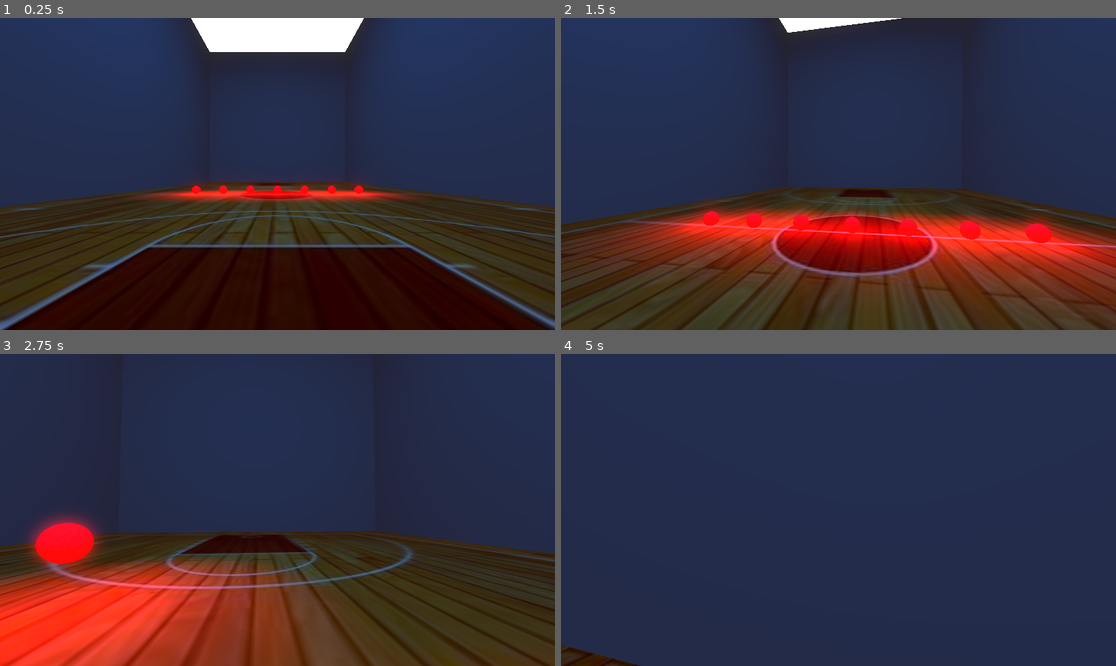
Above: before the commit, frames 1-4 (two rows, left to right).
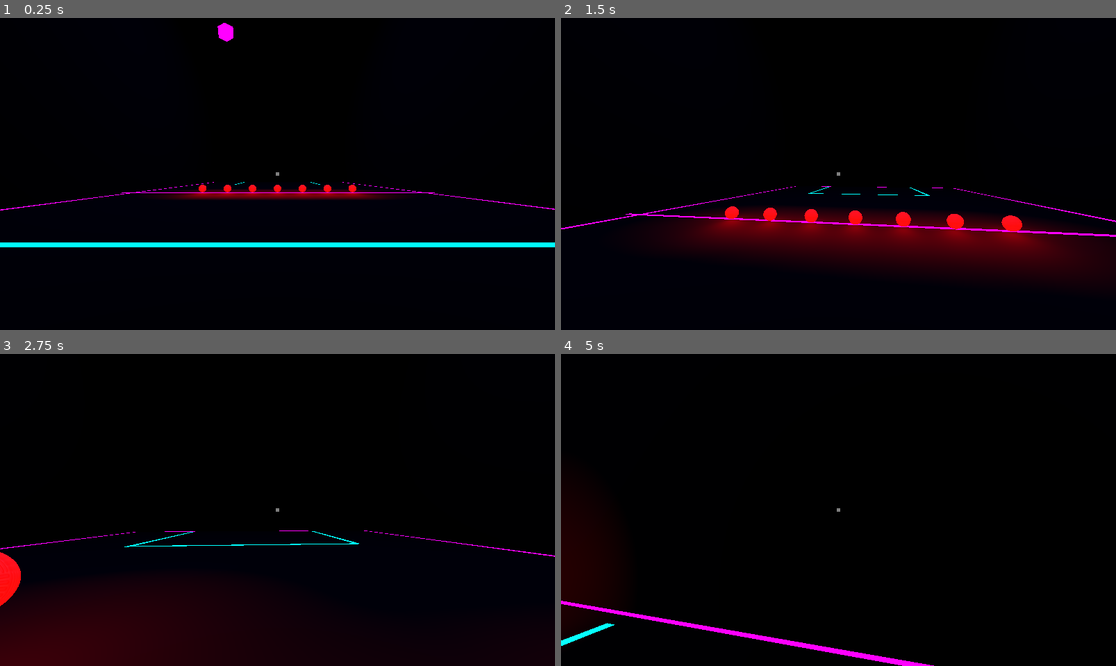
Above: after the commit, the same moments.

Repository: 548778-stack/dodge-ultimate
Game: Godot game, scene res://level_1.tscn
Same seed, same stepped clock (60 frames per second), same inputs: the game is played once before the commit and once after it.
Inputs (mouse positions are in pixels of both pictures, inside the frame that each line leads up to):
- Up to frame 1 (0.25 s): no input
- Up to frame 2 (1.5 s): tap Enter at 0.5 s; move the mouse to (866, 174) at 0.52 s; press the mouse at (866, 174) at 0.53 s; hold W (move_forward) from 0.53 s (still down); tap Space (jump) at 0.77 s; move the mouse to (810, 174) at 1.27 s; release the mouse at (810, 174) at 1.28 s; click (810, 174) at 1.35 s
- Up to frame 3 (2.75 s): keep holding W (move_forward); tap Space (jump) at 1.52 s; move the mouse to (288, 503) at 2.02 s; press the mouse at (288, 503) at 2.03 s
- Up to frame 4 (5 s): keep holding W (move_forward); move the mouse to (832, 516) at 2.77 s; release the mouse at (832, 516) at 2.78 s; click (832, 516) at 2.85 s; tap Space (jump) at 3.02, 3.77, 4.52 s; move the mouse to (877, 513) at 3.52 s; press the mouse at (877, 513) at 3.53 s; move the mouse to (794, 506) at 4.27 s; release the mouse at (794, 506) at 4.28 s; click (794, 506) at 4.35 s

The runs differ from the first frame. In frame 1, 100% of the frame differs, in the area x 0-100%, y 0-100%; in frame 2, 100%; in frame 3, 100%; in frame 4, 100%.

Commit message:
neony adds

Diff:
--- a/Ball.tscn
+++ b/Ball.tscn
@@ -20,10 +20,6 @@
 radius = 0.3
 height = 0.6
 
-[sub_resource type="Environment" id="Environment_x8fbi"]
-glow_enabled = true
-glow_hdr_threshold = 0.5
-
 [node name="Ball" type="RigidBody3D" unique_id=6337348]
 mass = 0.5
 physics_material_override = SubResource("PhysicsMaterial_x8fbi")
@@ -37,9 +33,6 @@
 [node name="MeshInstance3D" type="MeshInstance3D" parent="." unique_id=819656900]
 mesh = SubResource("SphereMesh_cbx31")
 
-[node name="WorldEnvironment" type="WorldEnvironment" parent="." unique_id=1367473561]
-environment = SubResource("Environment_x8fbi")
-
 [node name="OmniLight3D" type="OmniLight3D" parent="." unique_id=160680309]
 light_color = Color(1, 0, 0, 1)
 light_energy = 3.0
--- /dev/null
+++ b/NeonCircleShape.tscn
@@ -0,0 +1,36 @@
+[gd_scene format=3 uid="uid://hxmylvmbk4la"]
+
+[ext_resource type="Script" uid="uid://cvid4778t7nfe" path="res://NeonShapes.gd" id="1_4qerk"]
+
+[sub_resource type="SphereShape3D" id="SphereShape3D_lq513"]
+
+[sub_resource type="StandardMaterial3D" id="StandardMaterial3D_lq513"]
+emission_enabled = true
+emission = Color(0, 1, 1, 1)
+emission_energy_multiplier = 2.0
+
+[sub_resource type="SphereMesh" id="SphereMesh_4qerk"]
+material = SubResource("StandardMaterial3D_lq513")
+
+[node name="NeonCircleLight" type="RigidBody3D" unique_id=1685404272 groups=["floating_lights"]]
+mass = 0.5
+gravity_scale = 0.0
+linear_damp = 1.5
+angular_damp = 2.0
+script = ExtResource("1_4qerk")
+max_radius = 4.0
+max_speed = 40.0
+
+[node name="CollisionShape3D" type="CollisionShape3D" parent="." unique_id=2053609497]
+shape = SubResource("SphereShape3D_lq513")
+
+[node name="MeshInstance3D" type="MeshInstance3D" parent="." unique_id=1185673992]
+mesh = SubResource("SphereMesh_4qerk")
+
+[node name="OmniLight3D" type="OmniLight3D" parent="." unique_id=879281531]
+light_color = Color(0, 1, 1, 1)
+light_energy = 5.0
+light_indirect_energy = 5.0
+light_size = 2.5
+omni_range = 2.5
+omni_shadow_mode = 0
--- /dev/null
+++ b/NeonShapes.gd
@@ -0,0 +1,28 @@
+extends RigidBody3D
+
+@export var wander_strength: float = 1.5    # How hard they push themselves to float around
+@export var return_strength: float = 2.0    # How hard they pull back to their spawn point
+@export var max_radius: float = 2.0         # How far away from the spawn point they can wander
+@export var max_speed: float = 1.5          # Limits how fast they can float
+
+var start_position: Vector3
+
+func _ready() -> void:
+	# Remember where the light was placed in the level
+	start_position = global_position
+
+func _physics_process(_delta: float) -> void:
+	# 1. Wander gently in random directions
+	var random_dir = Vector3(randf_range(-1, 1), randf_range(-1, 1), randf_range(-1, 1)).normalized()
+	apply_central_force(random_dir * wander_strength)
+
+	# 2. If they get knocked away or wander too far, pull them back to their start position
+	var distance = global_position.distance_to(start_position)
+	if distance > max_radius:
+		var pull_dir = global_position.direction_to(start_position)
+		# The further they are, the harder the pull
+		apply_central_force(pull_dir * return_strength * (distance - max_radius))
+
+	# 3. Cap their speed so they don't spin out of control
+	if linear_velocity.length() > max_speed:
+		linear_velocity = linear_velocity.normalized() * max_speed
--- /dev/null
+++ b/NeonSquareShape.tscn
@@ -0,0 +1,34 @@
+[gd_scene format=3 uid="uid://cihd1td4k5ewq"]
+
+[ext_resource type="Script" uid="uid://cvid4778t7nfe" path="res://NeonShapes.gd" id="1_0xs7j"]
+
+[sub_resource type="BoxShape3D" id="BoxShape3D_8cugt"]
+
+[sub_resource type="StandardMaterial3D" id="StandardMaterial3D_8cugt"]
+albedo_color = Color(1, 0, 1, 1)
+emission_enabled = true
+emission = Color(1, 0, 1, 1)
+emission_energy_multiplier = 4.0
+
+[sub_resource type="BoxMesh" id="BoxMesh_0xs7j"]
+material = SubResource("StandardMaterial3D_8cugt")
+
+[node name="NeonSquareLight" type="RigidBody3D" unique_id=32353828 groups=["floating_lights"]]
+mass = 0.5
+gravity_scale = 0.0
+script = ExtResource("1_0xs7j")
+max_radius = 4.0
+max_speed = 40.0
+
+[node name="CollisionShape3D" type="CollisionShape3D" parent="." unique_id=1649460029]
+shape = SubResource("BoxShape3D_8cugt")
+
+[node name="MeshInstance3D" type="MeshInstance3D" parent="." unique_id=470806222]
+mesh = SubResource("BoxMesh_0xs7j")
+
+[node name="OmniLight3D" type="OmniLight3D" parent="." unique_id=1854993326]
+light_color = Color(1, 0, 1, 1)
+light_energy = 5.0
+light_indirect_energy = 5.0
+light_size = 2.5
+omni_range = 2.5
--- /dev/null
+++ b/NeonTriangleShape.tscn
@@ -0,0 +1,34 @@
+[gd_scene format=3 uid="uid://p0m17yfj4cct"]
+
+[ext_resource type="Script" uid="uid://cvid4778t7nfe" path="res://NeonShapes.gd" id="1_gvvvl"]
+
+[sub_resource type="CylinderShape3D" id="CylinderShape3D_7qr1r"]
+height = 1.0
+
+[sub_resource type="StandardMaterial3D" id="StandardMaterial3D_7qr1r"]
+emission_enabled = true
+emission = Color(0, 1, 0, 1)
+emission_energy_multiplier = 2.0
+
+[sub_resource type="CylinderMesh" id="CylinderMesh_7qr1r"]
+material = SubResource("StandardMaterial3D_7qr1r")
+top_radius = 0.0
+height = 1.0
+
+[node name="NeonTriangleLight" type="RigidBody3D" unique_id=1838059627 groups=["floating_lights"]]
+script = ExtResource("1_gvvvl")
+max_radius = 4.0
+max_speed = 40.0
+
+[node name="CollisionShape3D" type="CollisionShape3D" parent="." unique_id=1113155418]
+shape = SubResource("CylinderShape3D_7qr1r")
+
+[node name="MeshInstance3D" type="MeshInstance3D" parent="." unique_id=772014031]
+mesh = SubResource("CylinderMesh_7qr1r")
+
+[node name="OmniLight3D" type="OmniLight3D" parent="." unique_id=369940674]
+light_color = Color(0, 1, 0, 1)
+light_energy = 5.0
+light_indirect_energy = 5.0
+light_size = 2.5
+omni_range = 2.5
--- a/Player.tscn
+++ b/Player.tscn
@@ -34,3 +34,16 @@
 offset_bottom = -275.0
 grow_horizontal = 0
 grow_vertical = 2
+
+[node name="CenterContainer" type="CenterContainer" parent="CanvasLayer" unique_id=623526275]
+anchors_preset = 15
+anchor_right = 1.0
+anchor_bottom = 1.0
+grow_horizontal = 2
+grow_vertical = 2
+
+[node name="Crosshair" type="ColorRect" parent="CanvasLayer/CenterContainer" unique_id=1437218393]
+custom_minimum_size = Vector2(6, 6)
+layout_mode = 2
+mouse_filter = 2
+color = Color(1, 0, 0, 1)
--- a/level_1.tscn
+++ b/level_1.tscn
@@ -1,30 +1,87 @@
 [gd_scene format=3 uid="uid://d2kxyjcnuargs"]
 
-[ext_resource type="Texture2D" uid="uid://covp1ylxa2wub" path="res://b0aefb33-fd66-4022-9b40-fc2cfd5a0856.jpg" id="1_3hls8"]
 [ext_resource type="Script" uid="uid://r4tyn7qgg1np" path="res://level_1.gd" id="1_hbghi"]
 [ext_resource type="PackedScene" uid="uid://bge0fgpvrh8k" path="res://player.tscn" id="3_hn12h"]
+[ext_resource type="PackedScene" uid="uid://hxmylvmbk4la" path="res://NeonCircleShape.tscn" id="4_ihfcg"]
+[ext_resource type="PackedScene" uid="uid://cihd1td4k5ewq" path="res://NeonSquareShape.tscn" id="4_rka8t"]
+[ext_resource type="PackedScene" uid="uid://p0m17yfj4cct" path="res://NeonTriangleShape.tscn" id="5_rka8t"]
 
 [sub_resource type="BoxShape3D" id="BoxShape3D_ilcil"]
 size = Vector3(45, 1, 25)
 
-[sub_resource type="StandardMaterial3D" id="StandardMaterial3D_hbghi"]
-albedo_texture = ExtResource("1_3hls8")
+[sub_resource type="StandardMaterial3D" id="StandardMaterial3D_ihfcg"]
+albedo_color = Color(0, 0, 0, 1)
 
 [sub_resource type="PlaneMesh" id="PlaneMesh_ilcil"]
-material = SubResource("StandardMaterial3D_hbghi")
+material = SubResource("StandardMaterial3D_ihfcg")
+size = Vector2(45, 25)
+
+[sub_resource type="StandardMaterial3D" id="StandardMaterial3D_rka8t"]
+albedo_color = Color(0.6, 0, 1, 1)
+emission_enabled = true
+emission = Color(0.6, 0, 1, 1)
+emission_energy_multiplier = 4.0
+
+[sub_resource type="BoxMesh" id="BoxMesh_5hph3"]
+material = SubResource("StandardMaterial3D_rka8t")
+size = Vector3(45, 1, 0.25)
+
+[sub_resource type="StandardMaterial3D" id="StandardMaterial3D_5rr72"]
+albedo_color = Color(0, 1, 1, 1)
+emission_enabled = true
+emission = Color(0, 1, 1, 1)
+emission_energy_multiplier = 4.0
+
+[sub_resource type="BoxMesh" id="BoxMesh_gyffv"]
+material = SubResource("StandardMaterial3D_5rr72")
+size = Vector3(10, 1, 0.25)
+
+[sub_resource type="StandardMaterial3D" id="StandardMaterial3D_gyffv"]
+albedo_color = Color(0, 1, 1, 1)
+emission_enabled = true
+emission = Color(0, 1, 1, 1)
+emission_energy_multiplier = 4.0
+
+[sub_resource type="BoxMesh" id="BoxMesh_1pe0h"]
+material = SubResource("StandardMaterial3D_gyffv")
+size = Vector3(12.25, 1, 0.25)
+
+[sub_resource type="BoxShape3D" id="BoxShape3D_hn12h"]
+size = Vector3(45, 1, 25)
+
+[sub_resource type="StandardMaterial3D" id="StandardMaterial3D_5hph3"]
+albedo_color = Color(0, 0, 0, 1)
+emission_enabled = true
+
+[sub_resource type="PlaneMesh" id="PlaneMesh_ihfcg"]
+material = SubResource("StandardMaterial3D_5hph3")
 size = Vector2(45, 25)
 
 [sub_resource type="BoxShape3D" id="BoxShape3D_3hls8"]
 size = Vector3(1, 25, 25)
 
+[sub_resource type="StandardMaterial3D" id="StandardMaterial3D_j7kpp"]
+albedo_color = Color(0, 0, 0, 1)
+
 [sub_resource type="PlaneMesh" id="PlaneMesh_3hls8"]
+material = SubResource("StandardMaterial3D_j7kpp")
 size = Vector2(25, 25)
 
 [sub_resource type="BoxShape3D" id="BoxShape3D_hbghi"]
 size = Vector3(45, 25, 1)
 
+[sub_resource type="StandardMaterial3D" id="StandardMaterial3D_bjebc"]
+albedo_color = Color(0, 0, 0, 1)
+
 [sub_resource type="PlaneMesh" id="PlaneMesh_hn12h"]
+material = SubResource("StandardMaterial3D_bjebc")
 size = Vector2(45, 25)
+
+[sub_resource type="Environment" id="Environment_ihfcg"]
+volumetric_fog_enabled = true
+volumetric_fog_density = 0.1
+volumetric_fog_albedo = Color(0.45840502, 0.45840508, 0.45840502, 1)
+volumetric_fog_emission = Color(0.096204735, 0.09620475, 0.096204735, 1)
 
 [node name="Level1" type="Node3D" unique_id=997525223]
 script = ExtResource("1_hbghi")
@@ -38,6 +95,60 @@
 [node name="MeshInstance3D" type="MeshInstance3D" parent="Floor" unique_id=1201805939]
 mesh = SubResource("PlaneMesh_ilcil")
 
+[node name="WhiteNeonStripes" type="MeshInstance3D" parent="Floor" unique_id=120260905]
+transform = Transform3D(1, 0, 0, 0, 1, 0, 0, 0, 1, 0, -0.49, -11.75)
+mesh = SubResource("BoxMesh_5hph3")
+
+[node name="WhiteNeonStripes2" type="MeshInstance3D" parent="Floor" unique_id=642943050]
+transform = Transform3D(1, 0, 0, 0, 1, 0, 0, 0, 1, 0, -0.49, 11.5)
+mesh = SubResource("BoxMesh_5hph3")
+
+[node name="WhiteNeonStripes3" type="MeshInstance3D" parent="Floor" unique_id=758706194]
+transform = Transform3D(-4.371139e-08, 0, 1, 0, 1, 0, -1, 0, -4.371139e-08, 22.5, -0.49, 0)
+mesh = SubResource("BoxMesh_5hph3")
+
+[node name="WhiteNeonStripes4" type="MeshInstance3D" parent="Floor" unique_id=847128691]
+transform = Transform3D(-4.371139e-08, 0, 1, 0, 1, 0, -1, 0, -4.371139e-08, -22.5, -0.49, 0)
+mesh = SubResource("BoxMesh_5hph3")
+
+[node name="WhiteNeonStripes5" type="MeshInstance3D" parent="Floor" unique_id=1545261904]
+transform = Transform3D(-4.371139e-08, 0, 1, 0, 1, 0, -1, 0, -4.371139e-08, 0, -0.49, 0)
+mesh = SubResource("BoxMesh_5hph3")
+
+[node name="NeonCyanStripes" type="MeshInstance3D" parent="Floor" unique_id=378677964]
+transform = Transform3D(1, 0, 0, 0, 1, 0, 0, 0, 1, 17, -0.49, 6)
+mesh = SubResource("BoxMesh_gyffv")
+
+[node name="NeonCyanStripes2" type="MeshInstance3D" parent="Floor" unique_id=619314314]
+transform = Transform3D(1, 0, 0, 0, 1, 0, 0, 0, 1, 17, -0.49, -6)
+mesh = SubResource("BoxMesh_gyffv")
+
+[node name="NeonCyanStripes4" type="MeshInstance3D" parent="Floor" unique_id=1693449259]
+transform = Transform3D(1, 0, 0, 0, 1, 0, 0, 0, 1, -17, -0.49, 6)
+mesh = SubResource("BoxMesh_gyffv")
+
+[node name="NeonCyanStripes5" type="MeshInstance3D" parent="Floor" unique_id=827900588]
+transform = Transform3D(1, 0, 0, 0, 1, 0, 0, 0, 1, -17, -0.49, -6)
+mesh = SubResource("BoxMesh_gyffv")
+
+[node name="NeonCyanStripes3" type="MeshInstance3D" parent="Floor" unique_id=188912865]
+transform = Transform3D(-4.371139e-08, 0, 1, 0, 1, 0, -1, 0, -4.371139e-08, 12, -0.49, 0)
+mesh = SubResource("BoxMesh_1pe0h")
+
+[node name="NeonCyanStripes6" type="MeshInstance3D" parent="Floor" unique_id=948942126]
+transform = Transform3D(-4.371139e-08, 0, 1, 0, 1, 0, -1, 0, -4.371139e-08, -12, -0.49, 0)
+mesh = SubResource("BoxMesh_1pe0h")
+
+[node name="celling" type="StaticBody3D" parent="." unique_id=1364551914]
+
+[node name="CollisionShape3D" type="CollisionShape3D" parent="celling" unique_id=1272246194]
+transform = Transform3D(1, 0, 0, 0, 1, 0, 0, 0, 1, 0, 24.5, 0)
+shape = SubResource("BoxShape3D_hn12h")
+
+[node name="MeshInstance3D" type="MeshInstance3D" parent="celling" unique_id=956766233]
+transform = Transform3D(-1, 8.742278e-08, 0, -8.742278e-08, -1, 0, 0, 0, 1, 0, 24, 0)
+mesh = SubResource("PlaneMesh_ihfcg")
+
 [node name="WallBoundaries" type="Node3D" parent="." unique_id=935418290]
 
 [node name="BackWall" type="StaticBody3D" parent="WallBoundaries" unique_id=1896105066]
@@ -48,7 +159,7 @@
 shape = SubResource("BoxShape3D_3hls8")
 
 [node name="MeshInstance3D" type="MeshInstance3D" parent="WallBoundaries/BackWall" unique_id=1833358291]
-transform = Transform3D(-4.371139e-08, -1, 0, 1, -4.371139e-08, 0, 0, 0, 1, 0, 11.5, 0)
+transform = Transform3D(-4.371139e-08, -1, 0, 1, -4.371139e-08, 0, 0, 0, 1, -0.00011062622, 11.5, -0.00709033)
 mesh = SubResource("PlaneMesh_3hls8")
 
 [node name="FrontWall" type="StaticBody3D" parent="WallBoundaries" unique_id=1184684275]
@@ -63,13 +174,14 @@
 mesh = SubResource("PlaneMesh_3hls8")
 
 [node name="LeftWall" type="StaticBody3D" parent="WallBoundaries" unique_id=1748396148]
-transform = Transform3D(1, 0, 0, 0, 1, 0, 0, 0, 1, 0, 11.5, 12.5)
+transform = Transform3D(1, 0, 0, 0, 1, 0, 0, 0, 1, 1, 11, 14)
 
 [node name="CollisionShape3D" type="CollisionShape3D" parent="WallBoundaries/LeftWall" unique_id=2035709565]
+transform = Transform3D(1, 0, 0, 0, 1, 0, 0, 0, 1, -1, 0.5, -1)
 shape = SubResource("BoxShape3D_hbghi")
 
 [node name="MeshInstance3D" type="MeshInstance3D" parent="WallBoundaries/LeftWall" unique_id=2143817079]
-transform = Transform3D(1, 0, 0, 0, -4.371139e-08, 1, 0, -1, -4.371139e-08, 0, 0, 0)
+transform = Transform3D(1, 0, 0, 0, -4.371139e-08, 1, 0, -1, -4.371139e-08, -0.9934826, 1.5215893, -1.7303047)
 mesh = SubResource("PlaneMesh_hn12h")
 
 [node name="RightWall" type="StaticBody3D" parent="WallBoundaries" unique_id=682733426]
@@ -105,16 +217,35 @@
 [node name="Marker3D7" type="Marker3D" parent="BallStartingPositions" unique_id=984022032]
 transform = Transform3D(1, 0, 0, 0, 1, 0, 0, 0, 1, 0, 0.5, -6)
 
+[node name="NeonLightsContainer" type="Node3D" parent="." unique_id=1495272786]
+transform = Transform3D(1, 0, 0, 0, 1, 0, 0, 0, 1, 0, 12, 0)
+
+[node name="NeonCircleLight" parent="NeonLightsContainer" unique_id=1685404272 instance=ExtResource("4_ihfcg")]
+transform = Transform3D(1, 0, 0, 0, 1, 0, 0, 0, 1, 7.4213877, 0, 2.8793917)
+max_speed = 15.0
+
+[node name="NeonTriangleLight" parent="NeonLightsContainer" unique_id=1838059627 instance=ExtResource("5_rka8t")]
+transform = Transform3D(-0.3852287, 0.3912244, -0.83578897, -0.7615446, -0.6462973, 0.04848293, -0.5212, 0.65516704, 0.5469067, 2.1336274, 6.283348, -5.8536797)
+mass = 0.5
+gravity_scale = 0.0
+max_speed = 15.0
+
+[node name="NeonSquareLight" parent="NeonLightsContainer" unique_id=32353828 instance=ExtResource("4_rka8t")]
+transform = Transform3D(0.8535533, -0.14644662, 0.49999997, 0.49999997, 0.49999997, -0.70710677, -0.14644662, 0.8535533, 0.49999997, -3.2589622, 3.073927, 4.951719)
+max_speed = 15.0
+
 [node name="Player" parent="." unique_id=1058905890 instance=ExtResource("3_hn12h")]
-transform = Transform3D(-4.371139e-08, 0, 1, 0, 1, 0, -1, 0, -4.371139e-08, 15, 0, 0)
+transform = Transform3D(-4.371139e-08, 0, 1, 0, 1, 0, -1, 0, -4.371139e-08, 16.28201, 0, 0)
 
 [node name="SpotLight3D" type="SpotLight3D" parent="." unique_id=1141261613]
-transform = Transform3D(1, 0, 0, 0, -4.371139e-08, 1, 0, -1, -4.371139e-08, 0, 25, 0)
+transform = Transform3D(1, 0, 0, 0, -4.371139e-08, 1, 0, -1, -4.371139e-08, 0, 23.5, 0)
 light_color = Color(0, 0.39215687, 1, 1)
 light_energy = 5.0
 light_indirect_energy = 5.0
 light_volumetric_fog_energy = 10.0
-shadow_enabled = true
 distance_fade_enabled = true
 spot_range = 60.0
 spot_angle = 90.0
+
+[node name="WorldEnvironment" type="WorldEnvironment" parent="." unique_id=533602089]
+environment = SubResource("Environment_ihfcg")
--- a/player.gd
+++ b/player.gd
@@ -17,14 +17,18 @@
 @onready var camera = $Camera3D
 @onready var interaction_ray = $Camera3D/RayCast3D
 @onready var hold_position = $Camera3D/HoldPosition
-# Link the UI element
+
 @onready var charge_bar: ProgressBar = $CanvasLayer/ChargeBar
+@onready var crosshair: ColorRect = $CanvasLayer/CenterContainer/Crosshair
+
+var color_default = Color(1, 1, 1, 0.5)
+var color_hover = Color(0, 1, 1, 1)
 
 var held_ball: RigidBody3D = null
 
 func _ready() -> void:
 	Input.mouse_mode = Input.MOUSE_MODE_CAPTURED
-	charge_bar.hide() # Hide the bar when the game starts
+	charge_bar.hide()
 
 func _unhandled_input(event: InputEvent) -> void:
 	if event is InputEventMouseMotion and Input.mouse_mode == Input.MOUSE_MODE_CAPTURED:
@@ -38,7 +42,7 @@
 		else:
 			is_charging = true
 			current_charge = 0.0
-			charge_bar.show() # Show the bar when we start charging
+			charge_bar.show()
 
 	if event.is_action_released("pick_or_throw"):
 		if is_charging and held_ball != null:
@@ -54,12 +58,9 @@
 	if Input.is_action_just_pressed("jump") and is_on_floor():
 		velocity.y = jump_velocity
 
-	# Update the Charge Bar while holding the button
 	if is_charging:
 		current_charge += delta
 		current_charge = min(current_charge, max_charge_time)
-
-		# Convert our time (0.0 to 1.0) to a percentage (0 to 100) for the UI
 		var charge_percent = (current_charge / max_charge_time) * 100
 		charge_bar.value = charge_percent
 
@@ -75,10 +76,22 @@
 
 	move_and_slide()
 
+	# Update Crosshair Color (Now ignores the floating lights!)
+	if interaction_ray.is_colliding() and held_ball == null:
+		var object_seen = interaction_ray.get_collider()
+		if object_seen is RigidBody3D and not object_seen.is_in_group("floating_lights"):
+			crosshair.color = color_hover
+		else:
+			crosshair.color = color_default
+	else:
+		crosshair.color = color_default
+
+	# Push Logic (Player pushing balls)
 	for i in get_slide_collision_count():
 		var collision = get_slide_collision(i)
 		var collider = collision.get_collider()
 
+		# Also added the group check here so you can push the floating lights around with your body!
 		if collider is RigidBody3D and collider != held_ball:
 			var push_direction = -collision.get_normal()
 			collider.sleeping = false
@@ -90,7 +103,8 @@
 	if interaction_ray.is_colliding():
 		var object_seen = interaction_ray.get_collider()
 
-		if object_seen is RigidBody3D:
+		# ONLY pick it up if it's a RigidBody3D AND it's NOT a floating light
+		if object_seen is RigidBody3D and not object_seen.is_in_group("floating_lights"):
 			held_ball = object_seen
 
 			held_ball.freeze = true
@@ -107,14 +121,13 @@
 
 			held_ball.position = Vector3.ZERO
 			held_ball.rotation = Vector3.ZERO
-			print("Successfully picked up the ball!")
 
 func charge_throw() -> void:
 	if held_ball == null:
 		return
 
 	is_charging = false
-	charge_bar.hide() # Hide the bar when we throw
+	charge_bar.hide()
 
 	var charge_percent = current_charge / max_charge_time
 	var final_force = lerp(min_throw_force, max_throw_force, charge_percent)
@@ -135,7 +148,6 @@
 	var throw_direction = -camera.global_transform.basis.z.normalized()
 
 	ball_to_throw.linear_velocity = throw_direction * final_force
-	print("Threw ball with force: ", final_force)
 
 	current_charge = 0.0
 	charge_bar.value = 0.0
--- a/project.godot
+++ b/project.godot
@@ -14,6 +14,10 @@
 run/main_scene="uid://d2kxyjcnuargs"
 config/features=PackedStringArray("4.6", "Mobile")
 config/icon="res://icon.svg"
+
+[global_group]
+
+floating_lights=""
 
 [input]
 
@@ -93,4 +97,3 @@
 [rendering]
 
 rendering_device/driver.windows="d3d12"
-renderer/rendering_method="mobile"
Binary file added: 1dd3f730-9e71-43b9-901b-476859453836.jpg
Not shown, added: 1dd3f730-9e71-43b9-901b-476859453836.jpg.import
Not shown, added: NeonShapes.gd.uid
